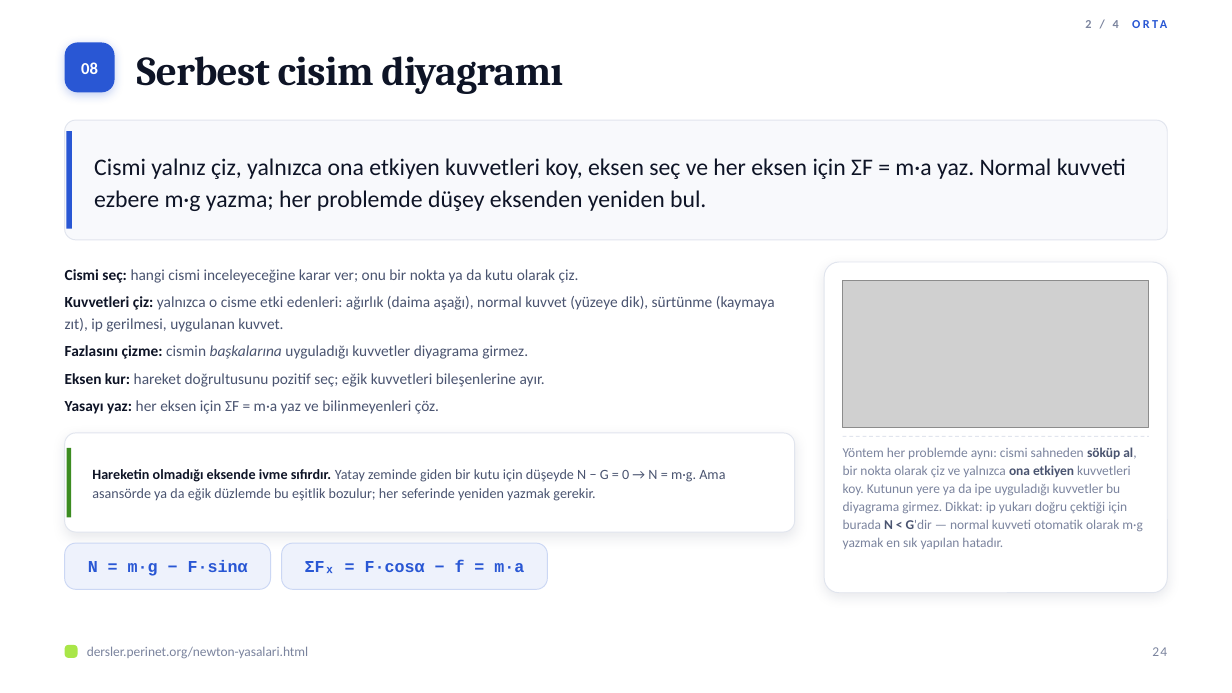
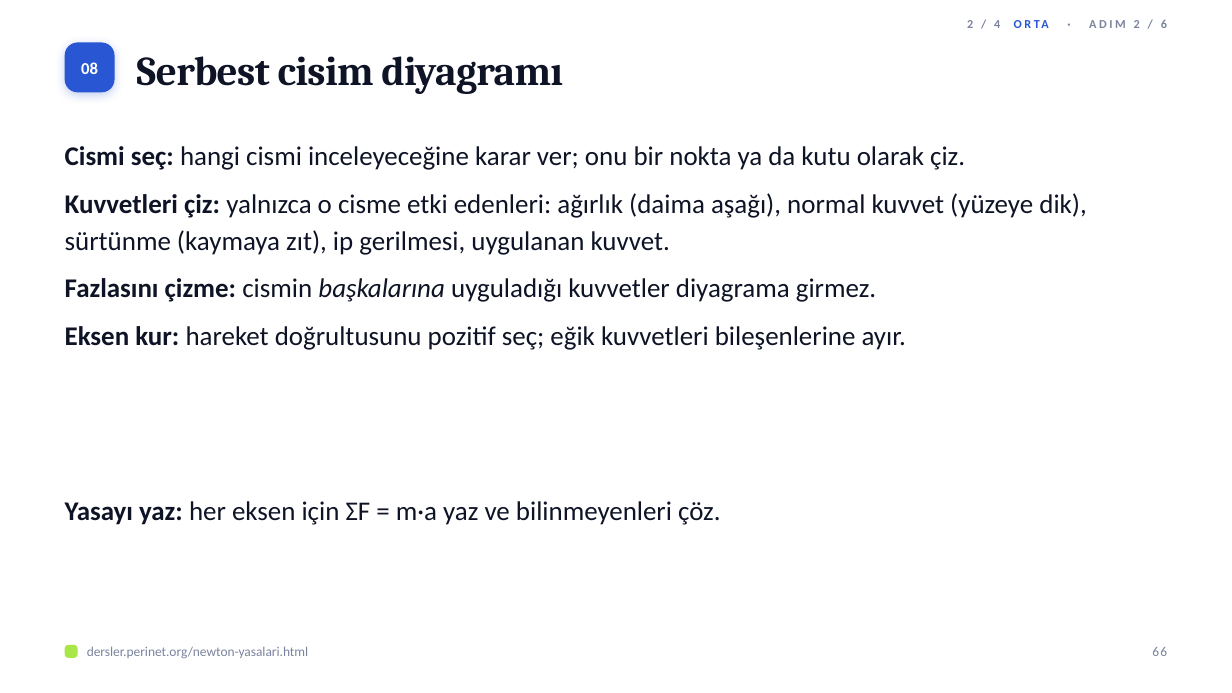
Before and after one commit to elestirmen/dersler, a slide deck: slide 66 of dist/sunum/newton-yasalari.pptx (slide 24 before the commit). Drawn at 1232x693 pixels with LibreOffice and Linux fonts; fonts in the diff are those of the drawing; grey boxes stand for pictures. Boxes give left, top, right and bottom in pixels: in the first picture for what was removed or moved away, otherwise in the second. Text is boxed around its words. In the diff, an @@ line names an element or a change of style, - is before the commit and + after.

```diff
--- a/dist/sunum/newton-yasalari.pptx
+++ b/dist/sunum/newton-yasalari.pptx
@@ text at (967,20,1167,28): text changed; text colour #2957D4 to #7B849E @@
-2 / 4 ORTA
+2 / 4 ORTA · ADIM 2 / 6
@@ text "Cismi seç: hangi cismi inceleyeceğine ...": place and size @@
-text "Cismi seç: hangi cismi inceleyeceğine ..." at (65,269,775,414)
+text "Cismi seç: hangi cismi inceleyeceğine ..." at (65,146,1086,350)
@@ text "Cismi seç: hangi cismi inceleyeceğine ..." at (65,146,1086,350): size 12 to 21 pt; text colour #4A5470 to #0E1426 in "hangi cismi inceleyeceğine karar ver; onu bir ...", "yalnızca o cisme etki edenleri: ağırlık (daima ...", "cismin başkalarına uyguladığı kuvvetler diyagrama girmez.", "hareket doğrultusunu pozitif seç; eğik kuvvetleri bileşenler ..."; more space between paragraphs @@
@@ rounded rectangle removed at (65,120,1167,240) @@
@@ rectangle removed at (67,131,72,229) @@
@@ text removed at (94,158,1126,211) @@
-Cismi yalnız çiz, yalnızca ona etkiyen kuvvetleri koy, eksen seç ve her eksen için ΣF = m·a yaz. Normal kuvveti ezbere m·g yazma; her problemde düşey eksenden yeniden bul.
@@ rounded rectangle removed at (824,262,1167,593) @@
@@ picture removed at (843,281,1149,428) @@
@@ text at (65,400,439,414): paragraph removed @@
-5. Yasayı yaz: her eksen için ΣF = m·a yaz ve bilinmeyenleri çöz.
@@ rounded rectangle removed at (65,433,795,532) @@
@@ rectangle removed at (67,448,71,518) @@
@@ line removed from (843, 436) to (1149, 436) @@
@@ text removed at (843,447,1142,549) @@
-Yöntem her problemde aynı: cismi sahneden söküp al, bir nokta olarak çiz ve yalnızca ona etkiyen kuvvetleri koy. Kutunun yere ya da ipe uyguladığı kuvvetler bu diyagrama girmez. Dikkat: ip yukarı doğru çektiği için burada N < G'dir — normal kuvveti otomatik olarak m·g yazmak en sık yapılan hatadır.
@@ text removed at (92,469,725,501) @@
-Hareketin olmadığı eksende ivme sıfırdır. Yatay zeminde giden bir kutu için düşeyde N − G = 0 → N = m·g. Ama asansörde ya da eğik düzlemde bu eşitlik bozulur; her seferinde yeniden yazmak gerekir.
@@ text added at (65,501,720,525), 21 pt, text #0E1426 @@
+5. Yasayı yaz: her eksen için ΣF = m·a yaz ve bilinmeyenleri çöz.
@@ rounded rectangle removed at (65,543,271,590) @@
@@ text removed at (88,560,248,576) @@
-N = m·g − F·sinα
@@ rounded rectangle removed at (282,543,548,590) @@
@@ text removed at (305,560,524,573) @@
-ΣFₓ = F·cosα − f = m·a
@@ text at (1152,647,1167,656): text changed @@
-24
+66
```
Also in this commit, not shown: 24 other slides changed, 114 slides added, 15 slides removed, 22 other files.
